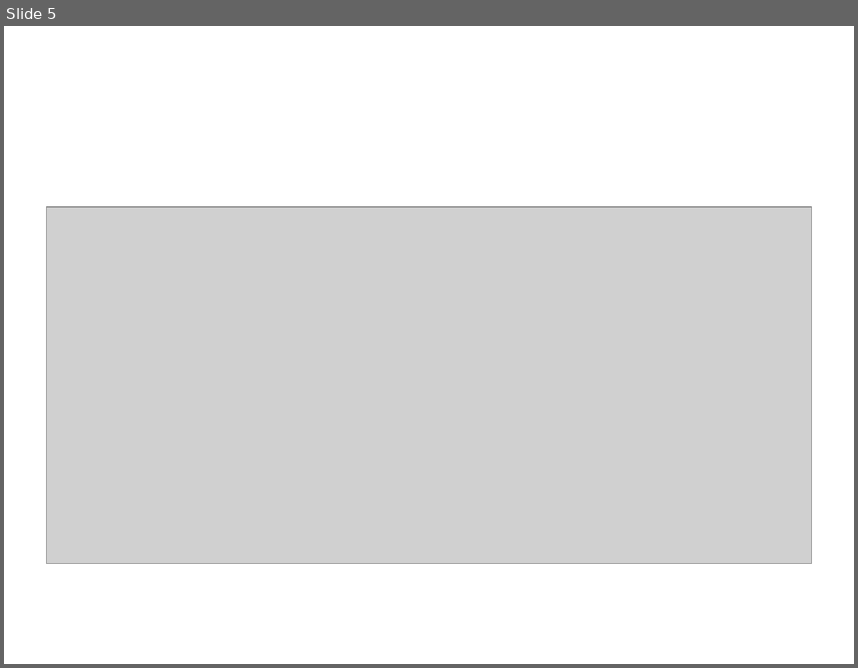
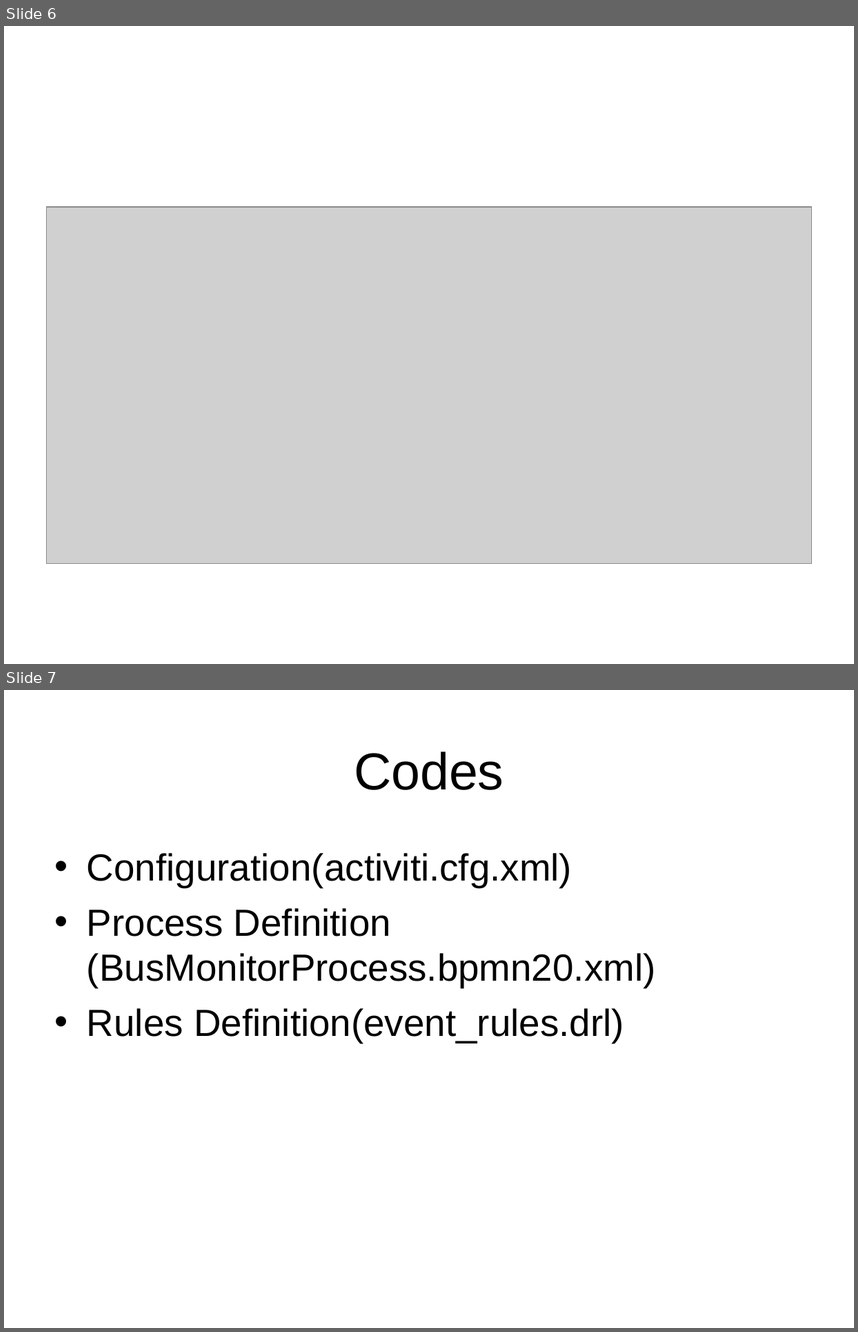
Before and after one commit to sunitawakchaure/activitidemo, a slide deck: BusMonitorActiviti/docs/BPM.ppt. Shown one above the other, each under a label of ours: slide 5 before the commit, slides 6 and 7 after it. The pictures are 858x668 and 858x1332 pixels, drawn with LibreOffice and Linux fonts; fonts in the diff are those of the drawing; grey boxes stand for pictures; background and template pictures are left out. Boxes give left, top, right and bottom in pixels: in the first picture for what was removed or moved away, otherwise in the second. Text is boxed around its words. In the diff, an @@ line names an element or a change of style, - is before the commit and + after.

```diff
--- a/BusMonitorActiviti/docs/BPM.ppt
+++ b/BusMonitorActiviti/docs/BPM.ppt
@@ slide 7 added at (x1=4, y1=690, x2=854, y2=1328), background picture (left out) @@
@@ title added at (x1=354, y1=751, x2=504, y2=790), 44 pt, text #000000 @@
+Codes
@@ text added at (x1=87, y1=853, x2=655, y2=1043), 32 pt, text #000000 @@
+• Configuration(activiti.cfg.xml)
+• Process Definition (BusMonitorProcess.bpmn20.xml)
+• Rules Definition(event_rules.drl)
@@ what was slide 5 is now slide 6 @@
```
Also in this commit, not shown: 2 slides changed, 9 other slides added, 3 other files.
